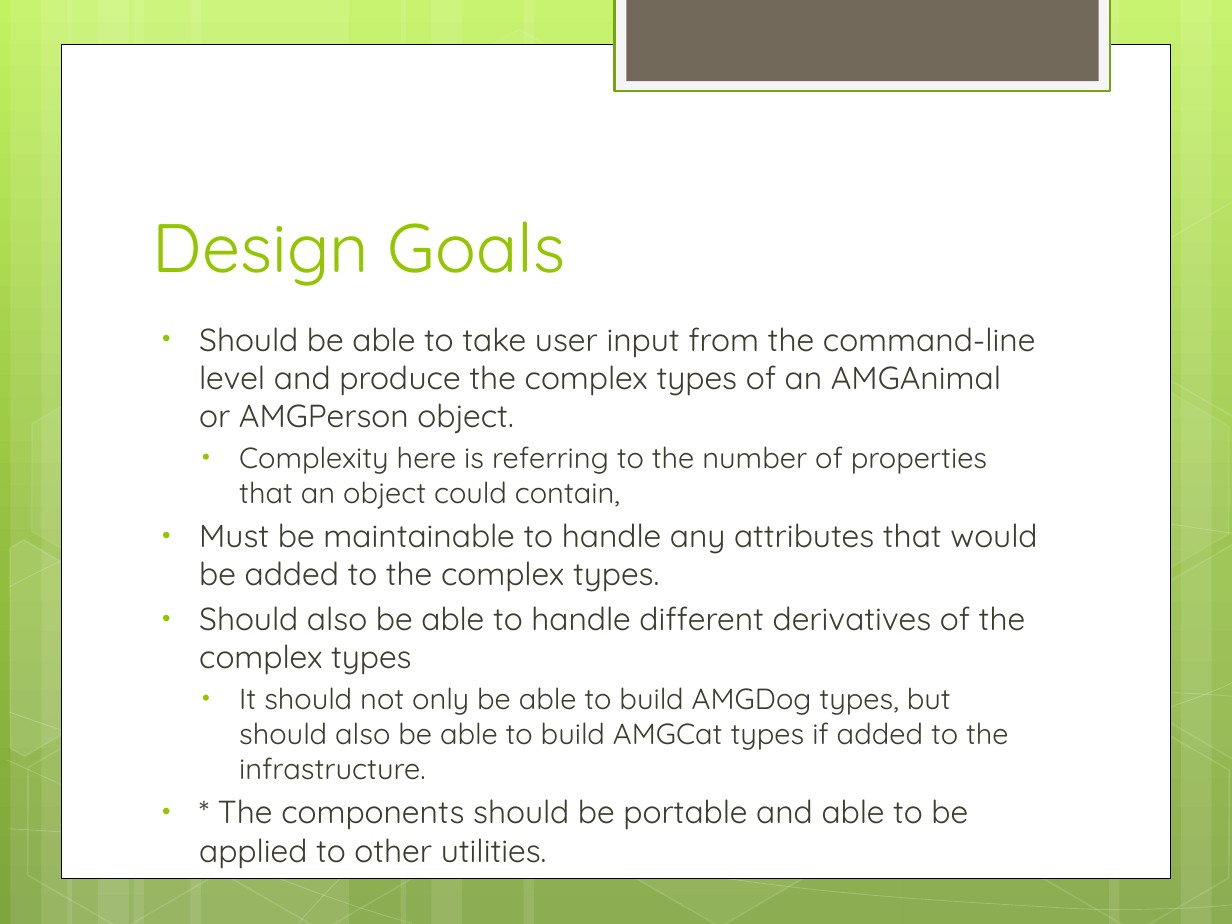
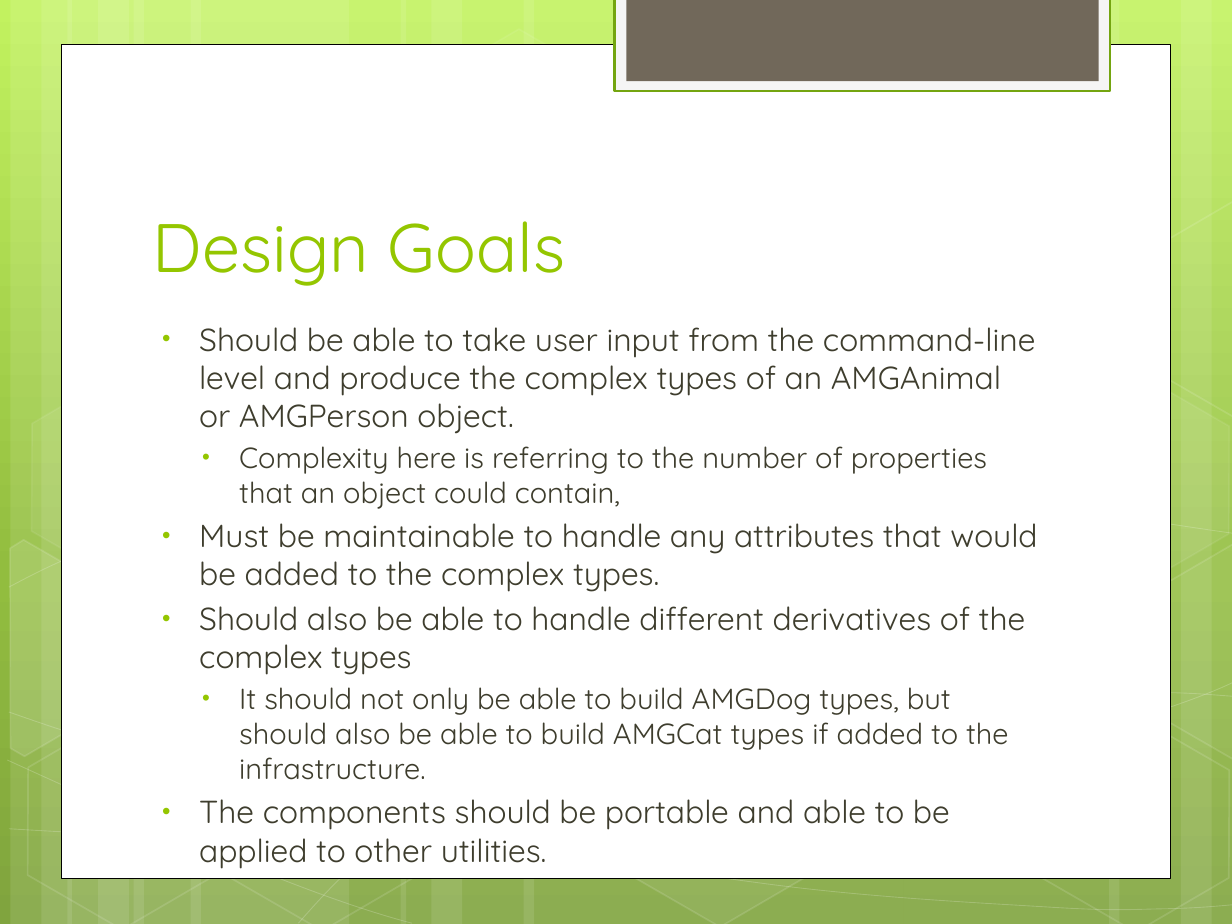
Before and after one commit to agancsos2/CS665, a slide deck: slide 8 of Gancsos_Abel_Project/doc/AMGPetAgency.pptx. Drawn at 1232x924 pixels with LibreOffice and Linux fonts; fonts in the diff are those of the drawing. Boxes give left, top, right and bottom in pixels: in the first picture for what was removed or moved away, otherwise in the second. Text is boxed around its words. In the diff, an @@ line names an element or a change of style, - is before the commit and + after.

```diff
--- a/Gancsos_Abel_Project/doc/AMGPetAgency.pptx
+++ b/Gancsos_Abel_Project/doc/AMGPetAgency.pptx
@@ text at (199, 799, 950, 869): text changed @@
-• * The components should be portable and able to be applied to other utilities.
+• The components should be portable and able to be applied to other utilities.
```
Also in this commit, not shown: 1 other slide changed, 4 other files.
